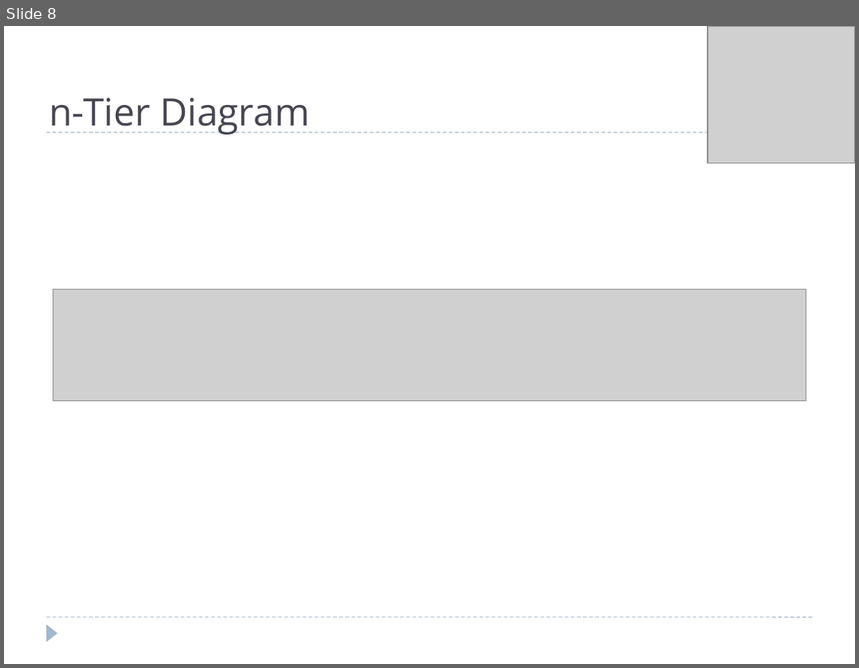
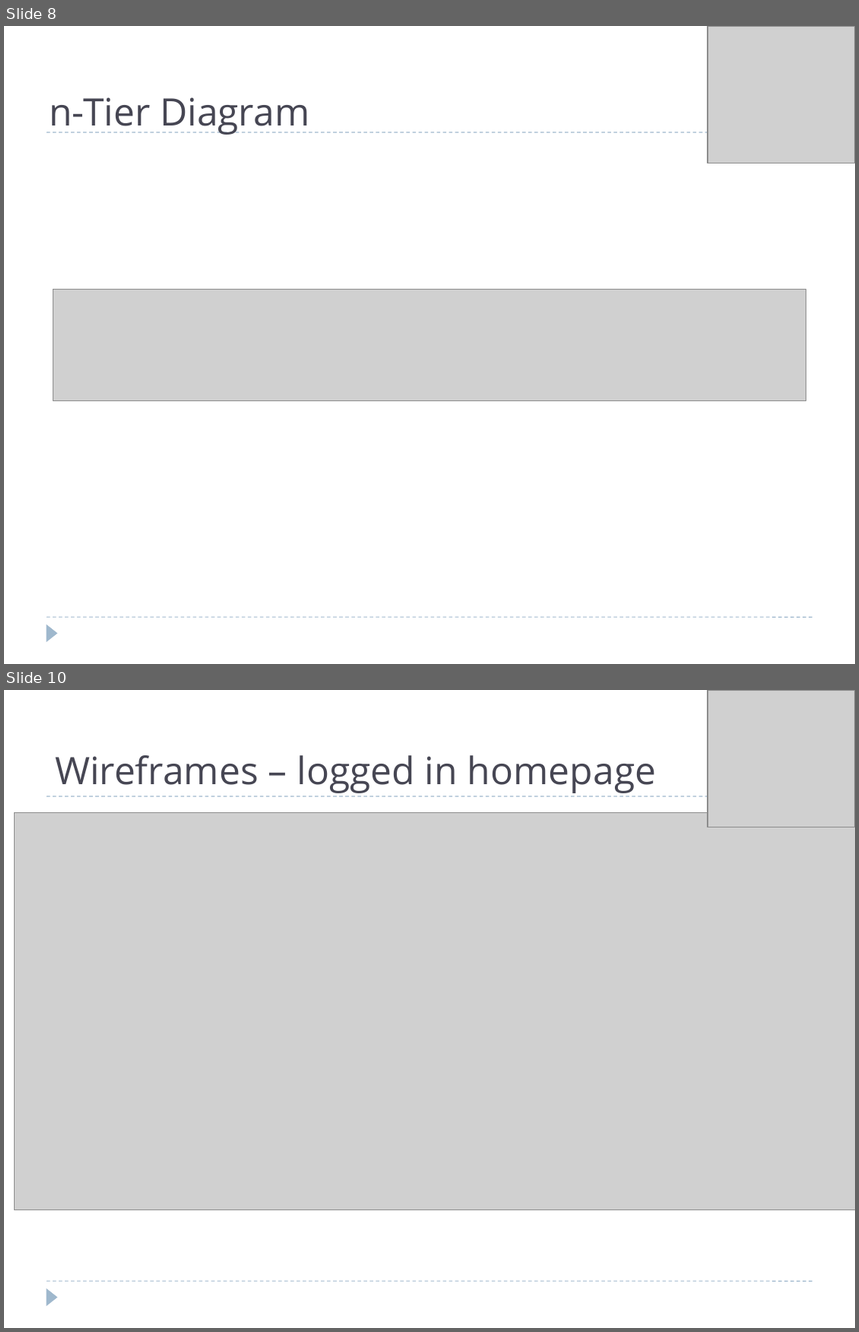
Before and after one commit to projectgoav/studeso, a slide deck: docs/presentation.pptx. Shown one above the other, each under a label of ours: slide 8 before the commit, slides 8 and 10 after it; the slides between them are not shown. The pictures are 859x668 and 859x1332 pixels, drawn with LibreOffice and Linux fonts; fonts in the diff are those of the drawing; grey boxes stand for pictures. Boxes give left, top, right and bottom in pixels: in the first picture for what was removed or moved away, otherwise in the second. Text is boxed around its words. In the diff, an @@ line names an element or a change of style, - is before the commit and + after.

```diff
--- a/docs/presentation.pptx
+++ b/docs/presentation.pptx
@@ slide 10 added at (4, 690, 855, 1328), background #FFFFFF; not listed: 3 template elements that a slide beside it also shows @@
@@ picture added at (708, 690, 855, 827) @@
@@ title added at (55, 755, 656, 793), 32 pt, text #464653 @@
+Wireframes – logged in homepage
@@ picture added at (14, 812, 855, 1210) @@
```
Also in this commit, not shown: 2 slides changed, 2 other slides added, 1 slide removed, 3 other files.
